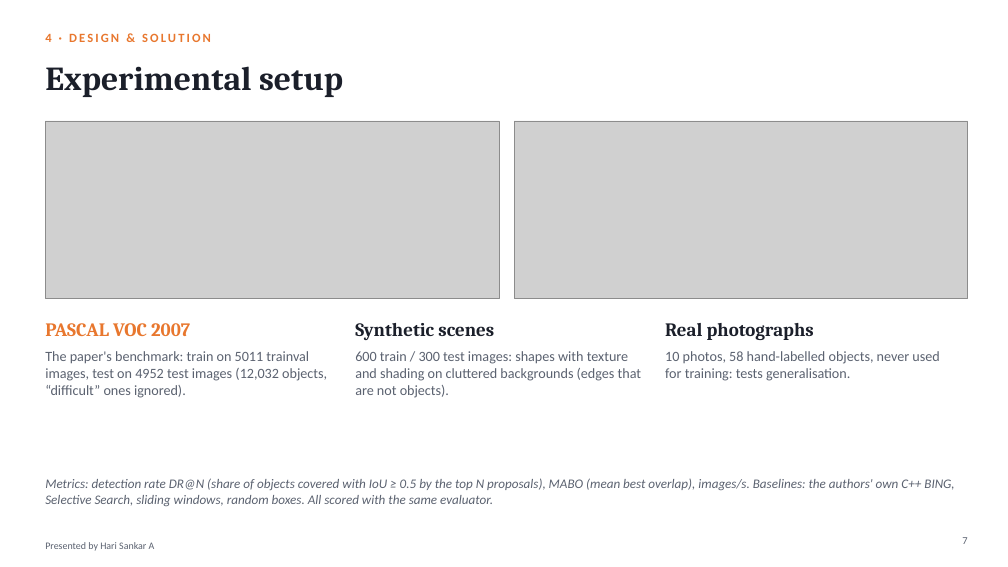
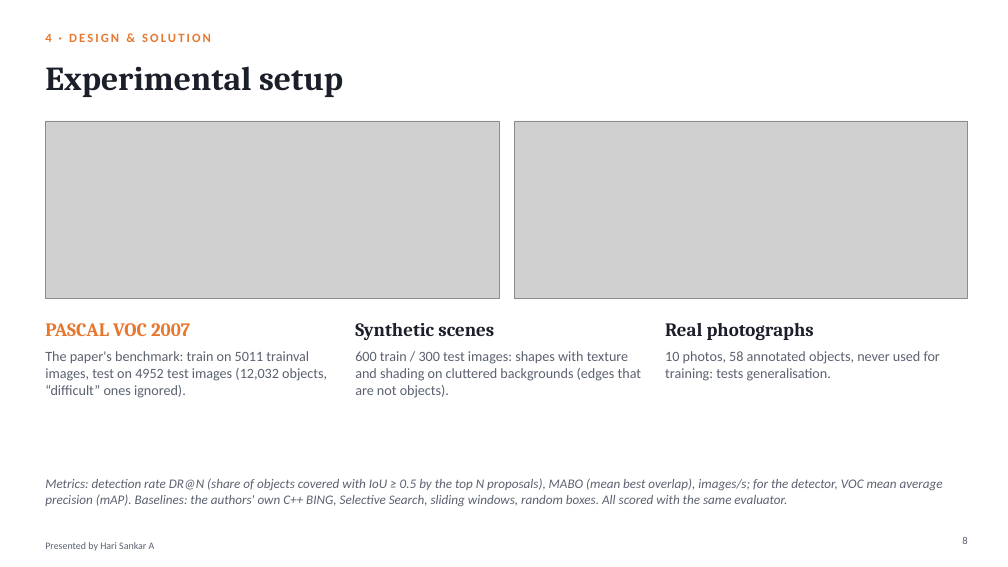
Before and after one commit to hari18305/cvprojectg10, a slide deck: slide 8 of presentation/BING_Objectness_Group10.pptx (slide 7 before the commit). Drawn at 1008x567 pixels with LibreOffice and Linux fonts; fonts in the diff are those of the drawing; grey boxes stand for pictures. Boxes give left, top, right and bottom in pixels: in the first picture for what was removed or moved away, otherwise in the second. Text is boxed around its words. In the diff, an @@ line names an element or a change of style, - is before the commit and + after.

```diff
--- a/presentation/BING_Objectness_Group10.pptx
+++ b/presentation/BING_Objectness_Group10.pptx
@@ text at <box>665,351,940,381</box>: text changed @@
-10 photos, 58 hand-labelled objects, never used for training: tests generalisation.
+10 photos, 58 annotated objects, never used for training: tests generalisation.
@@ text at <box>45,478,943,506</box>: text changed @@
-Metrics: detection rate DR@N (share of objects covered with IoU ≥ 0.5 by the top N proposals), MABO (mean best overlap), images/s. Baselines: the authors' own C++ BING, Selective Search, sliding windows, random boxes. All scored with the same evaluator.
+Metrics: detection rate DR@N (share of objects covered with IoU ≥ 0.5 by the top N proposals), MABO (mean best overlap), images/s; for the detector, VOC mean average precision (mAP). Baselines: the authors' own C++ BING, Selective Search, sliding windows, random boxes. All scored with the same evaluator.
@@ text at <box>962,537,967,544</box>: text changed @@
-7
+8
```
Also in this commit, not shown: 8 other slides changed, 3 slides added, 26 other files.
